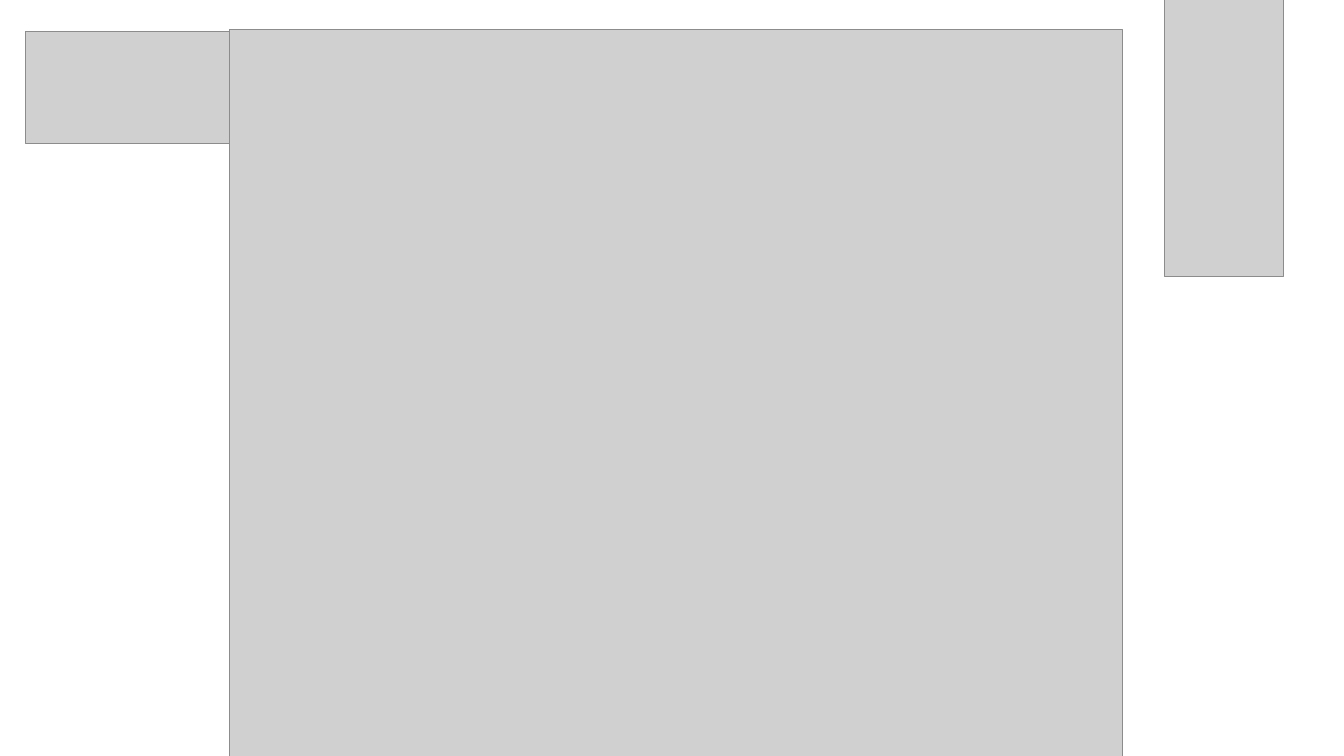
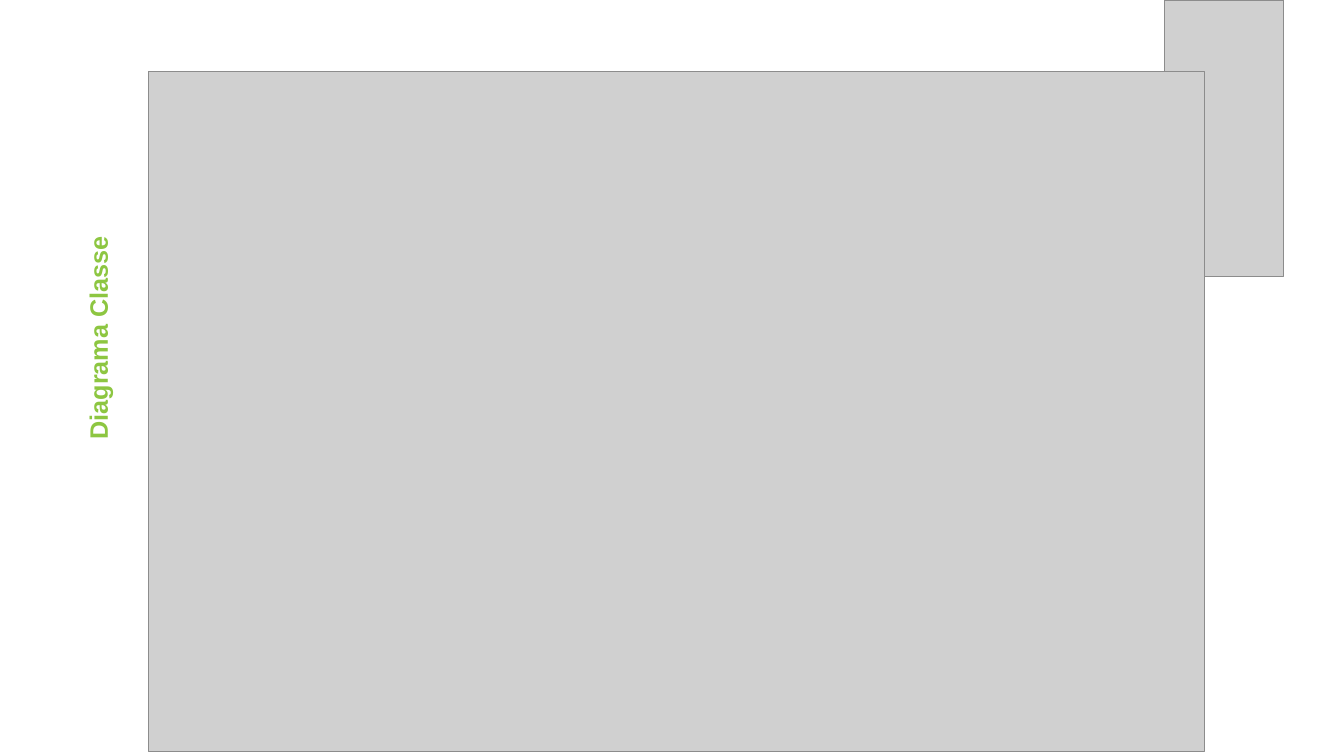
Before and after one commit to fabioportovasques/projeto-sus, a slide deck: slide 4 of segunda entrega/segunda entrega.pptx. Drawn at 1344x756 pixels with LibreOffice and Linux fonts; fonts in the diff are those of the drawing; grey boxes stand for pictures. Boxes give left, top, right and bottom in pixels: in the first picture for what was removed or moved away, otherwise in the second. Text is boxed around its words. In the diff, an @@ line names an element or a change of style, - is before the commit and + after.

```diff
--- a/segunda entrega/segunda entrega.pptx
+++ b/segunda entrega/segunda entrega.pptx
@@ picture removed at (x1=26, y1=31, x2=467, y2=143) @@
@@ picture resized from (x1=230, y1=30, x2=1123, y2=756) to (x1=148, y1=72, x2=1204, y2=752) @@
@@ text added at (x1=85, y1=244, x2=113, y2=437), 18 pt, text #8DC641, bold @@
+Diagrama Classe
```
Also in this commit, not shown: 3 other slides changed, 5 other files.
